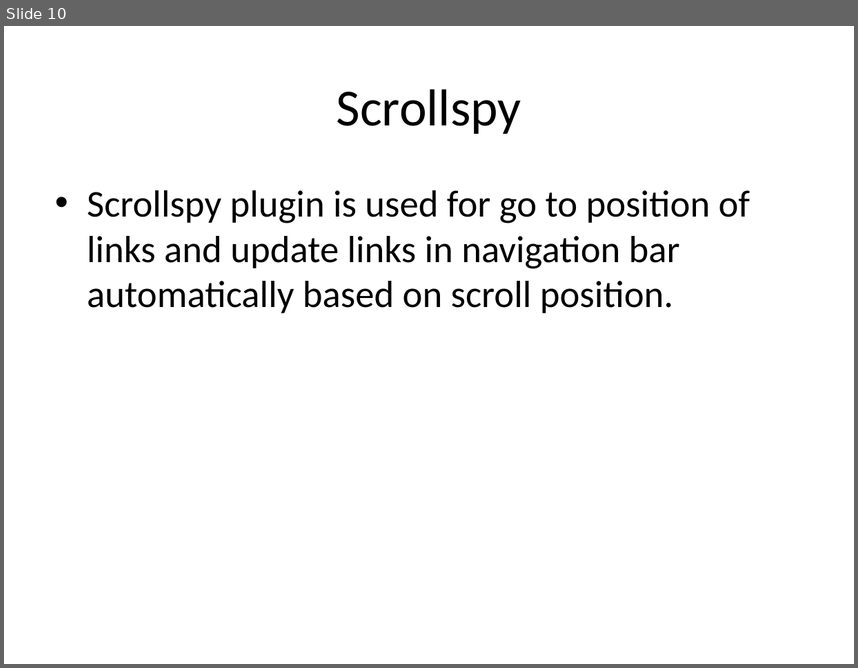
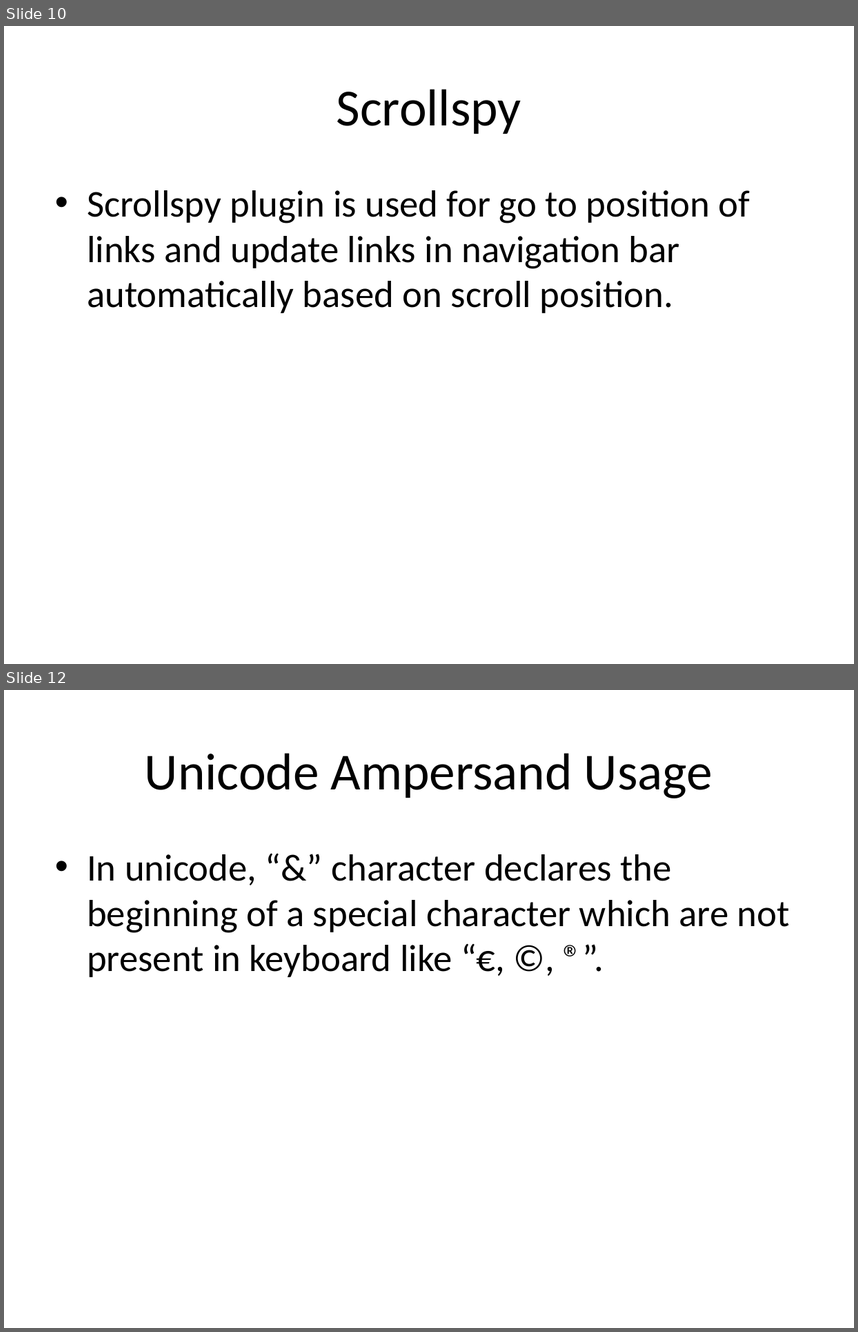
Before and after one commit to TechCareer-FrontEnd-1/tubisad-frontend-musabsakar, a slide deck: homeworks_musab_sakar.pptx. Shown one above the other, each under a label of ours: slide 10 before the commit, slides 10 and 12 after it; the slides between them are not shown. The pictures are 858x668 and 858x1332 pixels, drawn with LibreOffice and Linux fonts; fonts in the diff are those of the drawing. Boxes give left, top, right and bottom in pixels: in the first picture for what was removed or moved away, otherwise in the second. Text is boxed around its words. In the diff, an @@ line names an element or a change of style, - is before the commit and + after.

```diff
--- a/homeworks_musab_sakar.pptx
+++ b/homeworks_musab_sakar.pptx
@@ slide 12 added at [4, 690, 854, 1328], background #FFFFFF @@
@@ title added at [145, 753, 713, 798], 44 pt, text #000000 @@
+Unicode Ampersand Usage
@@ text added at [87, 854, 790, 977], 32 pt, text #000000 @@
+• In unicode, “&” character declares the beginning of a special character which are not present in keyboard like “€, ©, ®”.
```
Also in this commit, not shown: 4 other slides added.
